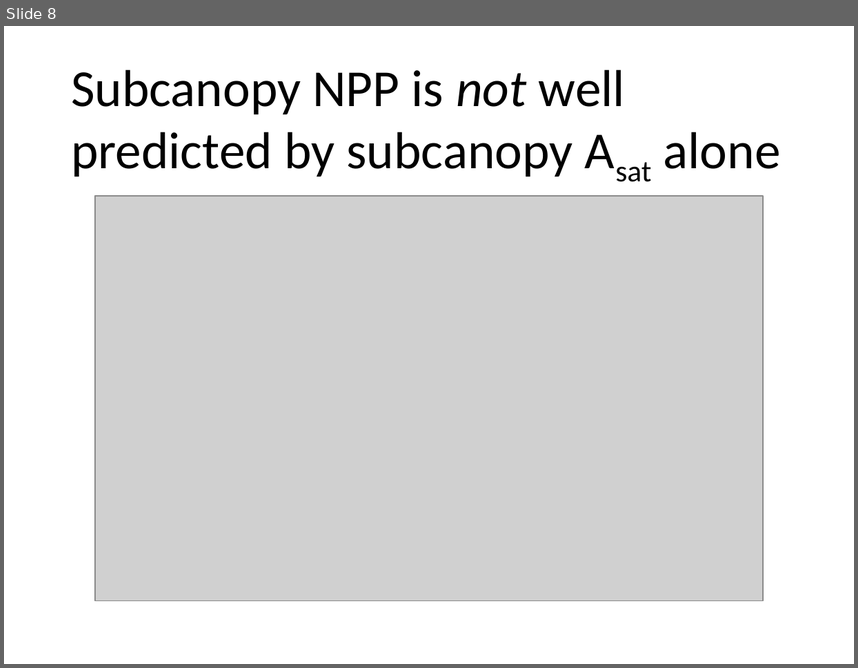
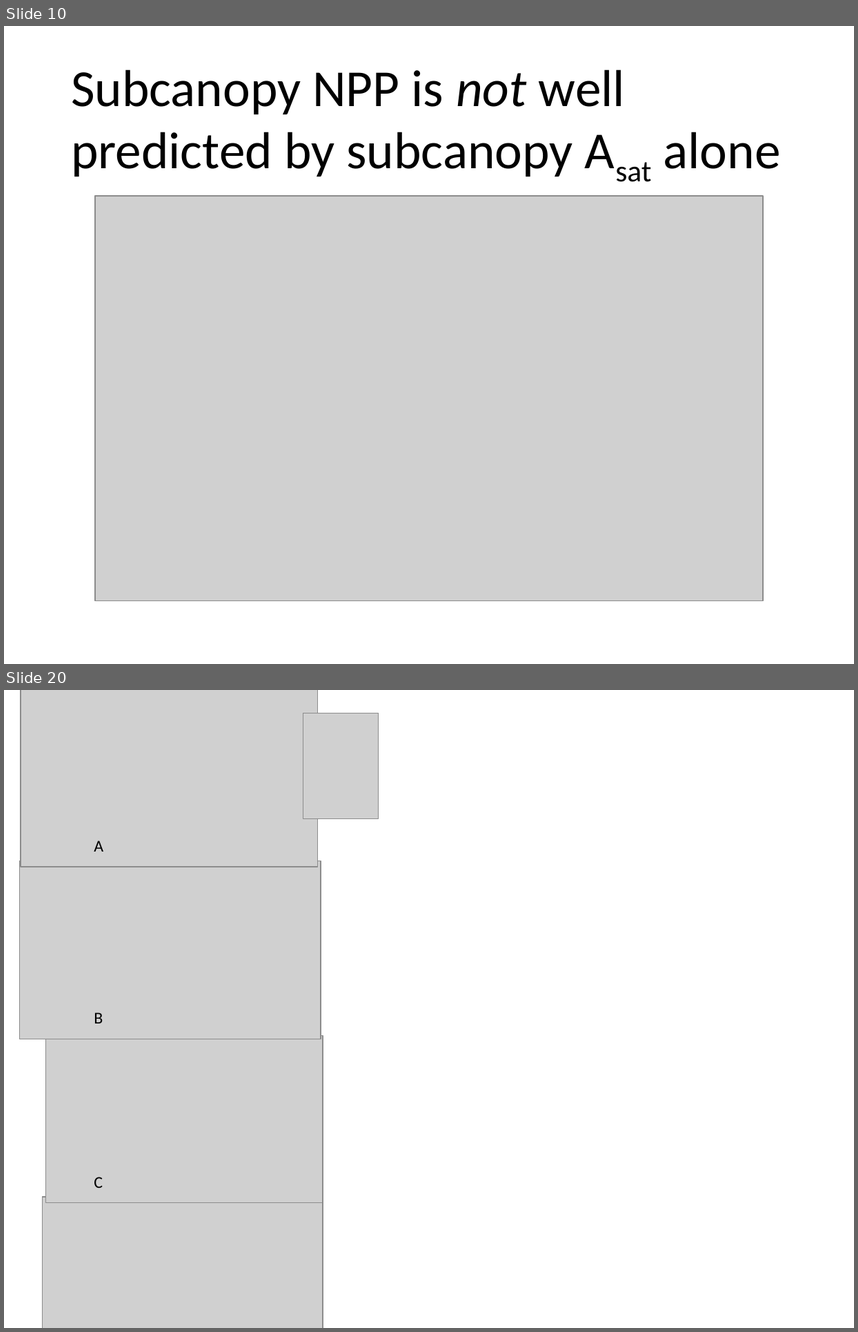
Before and after one commit to lisahaber/forte_subcanopy_leaf_functional_traits, a slide deck: docs/draft_figs_Ch2_manuscript.pptx. Shown one above the other, each under a label of ours: slide 8 before the commit, slides 10 and 20 after it; the slides between them are not shown. The pictures are 858x668 and 858x1332 pixels, drawn with LibreOffice and Linux fonts; fonts in the diff are those of the drawing; grey boxes stand for pictures. Boxes give left, top, right and bottom in pixels: in the first picture for what was removed or moved away, otherwise in the second. Text is boxed around its words. In the diff, an @@ line names an element or a change of style, - is before the commit and + after.

```diff
--- a/docs/draft_figs_Ch2_manuscript.pptx
+++ b/docs/draft_figs_Ch2_manuscript.pptx
@@ slide 20 added at (4, 690, 854, 1328), background #FFFFFF @@
@@ group added at (19, 690, 379, 1328): 5 pictures, 3 texts @@
+A
+B
+C
@@ what was slide 8 is now slide 10 @@
```
Also in this commit, not shown: 1 slide changed, 11 other slides added, 39 other files.
